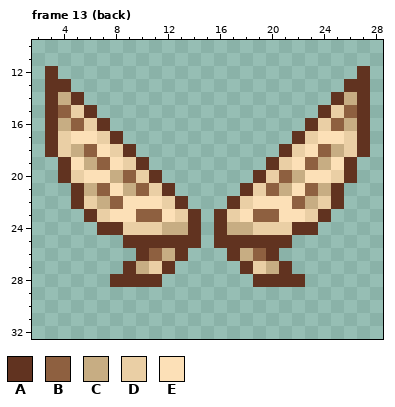
Two states of a pixel-art file, Actor/PCC/female/pcc_mantle_fairy2.ase. Above is the file before it was changed.
32x48 pixels, 16 frames. Shown: frame 13 (back): x 2..28, y 10..32. The commit also changed other frames, which this record leaves out.
Visible layers, top first: "_base/_back/wing", "_base/wing".
Palette (. is transparent): A #613320  B #8e6040  C #c7ad83  D #eacfa5  E #fce0b7
Pixels before, frame 13 (back), first column x 3:
12 A.......................A
13 AA.....................AA
14 ACA...................ACA
15 ABDA.................ADBA
16 ACBDA...............ADBCA
17 ADEEDA.............ADEEDA
18 ADCBEDA...........ADEBCDA
19 .AECBEDA.........ADEBCEA.
20 .ADEECBDA.......ADBCEEDA.
21 ..ACBECBDA.....ADBCEBCA..
22 ..ADCBEEEDA...ADEEEBCDA..
23 ...ADEEBBEDA.ADEBBEEDA...
24 ....AADDDCCA.ACCDDDAA....
25 ......AAAAAA.AAAAAA......
26 .......ABCA...ACBA.......
27 ......ACDA.....ADCA......
28 .....AAAA.......AAAA.....
Now the later version:
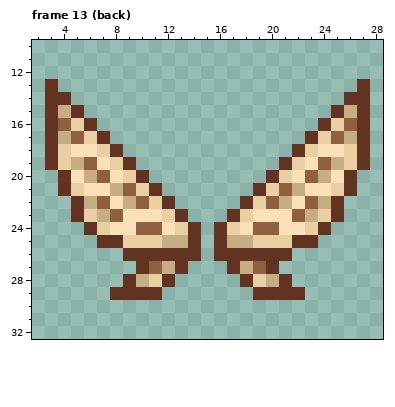
From the commit log: moving the back sprites down slightly for better perspective.
Difference:
Changed rows in their new state; - is an unchanged pixel.
Frame 13 (back), layer "_base/_back/wing":
first column x 3:
12 .-----------------------.
13 -.---------------------.-
14 -A.-------------------.A-
15 -CA.-----------------.AC-
16 -BDA.---------------.ADB-
17 -CBDA.-------------.ADBC-
18 --EEDA.-----------.ADEE--
19 ADCBEDA.---------.ADEBCDA
20 --ECBEDA.-------.ADEBCE--
21 -ADEECBDA.-----.ADBCEEDA-
22 ---CBECBDA.---.ADBCEBC---
23 --ADCB-EEDA.-.ADEE-BCDA--
24 ---ADEEBBED---DEBBEEDA---
25 ----AADDDCC---CCDDDAA----
26 ------A-AA-A-A-AA-A------
27 ------.ABCA---ACBA.------
28 -----.-CDA-----ADC-.-----
29 -----AAAA-------AAAA-----
Where, in picture pixels (left, top, right, bottom), the same in both pictures:
changed: (45, 66, 370, 300)
